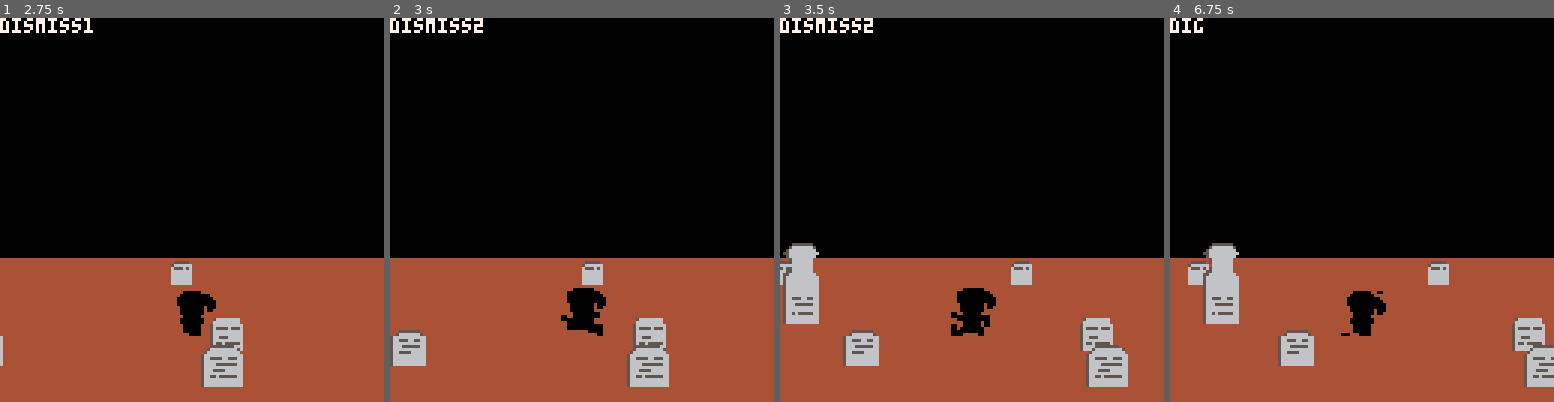
Above: before the commit, frames 1-4 (left to right).
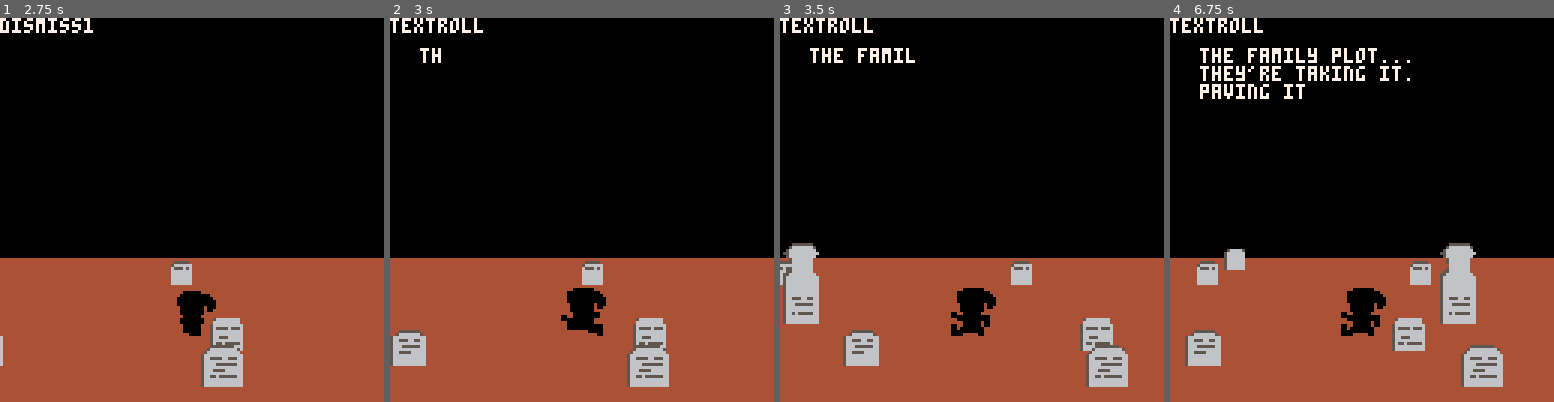
Above: after the commit, the same moments.

Repository: scottnm/collards.p8
Game: PICO-8 cartridge collards.p8
Same seed, same stepped clock (60 frames per second), same inputs: the game is played once before the commit and once after it.
Inputs:
- Up to frame 1 (2.75 s): tap X (X key) at 0.33, 1.07, 1.85 s; tap O (Z key) at 0.7, 1.7, 2.1, 2.5 s; hold Right 1.6-2.1 s; hold Up 2.15-2.42 s; hold Right from 2.47 s (still down)
- Up to frame 2 (3 s): keep holding Right; tap O (Z key) at 2.9 s; tap X (X key) at 2.97 s
- Up to frame 3 (3.5 s): release Right at 3.03 s; hold Left from 3.08 s (still down); tap O (Z key) at 3.3 s
- Up to frame 4 (6.75 s): release Left at 3.58 s; hold Down 3.63-3.97 s; tap O (Z key) every 0.4 s from 3.7 to 6.5 s; hold Right 4.02-4.68 s; tap X (X key) at 4.08, 5.2, 6.32 s; hold Up 4.73-5.03 s; hold Left 5.08-5.68 s; hold Down 5.73-6.03 s; hold Right 6.08-6.58 s; hold Right from 6.63 s (still down)

Frame 1 is identical in both runs. In frame 2, 0.5% of the frame differs, in the area x 0-25%, y 0-12%; in frame 3, 0.8%; in frame 4, 12%, in the area x 0-100%, y 0-97%.

Commit message:
got some basic intro text runnign

Diff:
--- a/main.lua
+++ b/main.lua
@@ -549,7 +549,7 @@
     else
 
         local rolled_text_ratio = (g_game_over_state.game_over_text_roll_spd * g_game_over_state.game_over_text_frame_cnt) / g_game_over_state.game_over_text_final_frame_cnt
-        draw_text_roll(g_game_over_state.game_over_text, rolled_text_ratio, 10, 10)
+        draw_text_roll(g_game_over_state.game_over_text, rolled_text_ratio, 10, 10, nil, 17)
 
         -- draw the book UI
         draw_book_ui(g_player)
@@ -1301,46 +1301,6 @@
     }
 end
 
-function split_text(text)
-    local split_text = ""
-    local chars_processed = 0
-    while chars_processed < #text do
-        local end_char = min(chars_processed + 1 + 25, #text)
-        local next_chunk = nil
-
-        if end_char == #text then
-            next_chunk = sub(text, chars_processed + 1)
-        else
-            local new_line_idx = nil
-            for i=(chars_processed+1),end_char do
-                if sub(text, i, i) == "\n" then
-                    new_line_idx = i
-                end
-            end
-
-            if new_line_idx != nil then
-                -- if there's a new line. process up to but not including that newline char
-                -- include an extra space at the end of this chunk so that we skip past the
-                -- newline when updating chars_processed
-                next_chunk = sub(text, chars_processed + 1, new_line_idx - 1).." "
-            else
-                while sub(text, end_char, end_char) != " " do
-                    end_char -= 1
-                end
-                next_chunk = sub(text, chars_processed + 1, end_char)
-            end
-        end
-
-        if split_text == "" then
-            split_text = next_chunk
-        else
-            split_text = split_text.."\n"..next_chunk
-        end
-        chars_processed += #next_chunk
-    end
-    return split_text
-end
-
 function gen_lose_text()
     return "you were unable to make\nyour way to the bottom\nof the grave in time.\n\nyour family's most\ncherished heirloom is\nlost. gone forever.\n\nthis is unacceptable.\nyou'll have to try again.\n\nx/c - to reset"
 end
--- a/pregame.lua
+++ b/pregame.lua
@@ -11,6 +11,25 @@
     g_title_y = 31
     g_start_prompt_y = 60
     g_title_dismiss_spd = 0.75
+
+    function chain_with_pauses(text_with_pauses)
+        local s = ""
+        for t in all(text_with_pauses) do
+            local p = ""
+            for i=1,t[2] do p = p.." " end
+            s = s .. t[1] .. p .. "\n"
+        end
+        return s
+    end
+
+    local intro_text = chain_with_pauses({
+        {"the family plot...", 5}, {"they're taking it.", 5}, {"paving it for a new distribution center.", 5},
+        {"there's something buried there...", 5}, {"granddaddy left it for you.", 5}, {"it's with him underground", 5},
+        {"find it.", 5}, {"good luck.", 50},
+    })
+
+    g_intro_text = split_text(intro_text)
+    g_text_roll_length = #(intro_text) * 2
 
     g_letters = { d = 194, i = 196, g = 198, e = 200, p = 202 }
 
@@ -80,15 +99,24 @@
         g_start_prompt_y -= (g_title_dismiss_spd * 2)
         g_dismiss_count -= 1
         if g_dismiss_count == 0 then
-            g_subphase = "dismiss2"
-            g_dismiss_count = 30
-        end
-    elseif g_subphase == "dismiss2" then
+            g_subphase = "textroll"
+            g_text_roll_count = g_text_roll_length
+        end
+    elseif g_subphase == "textroll" then
         update_anim(g_player, g_anims.WalkLeft)
         move_prop(g_main_grave)
         foreach(g_props, move_prop)
-        g_dismiss_count -= 1
-        if g_dismiss_count == 0 then
+        g_text_roll_count -= 1
+        if g_text_roll_count == 0 then
+            g_subphase = "graveentr"
+            g_graveentr_count = 60
+        end
+    elseif g_subphase == "graveentr" then
+        update_anim(g_player, g_anims.WalkLeft)
+        move_prop(g_main_grave)
+        foreach(g_props, move_prop)
+        g_graveentr_count -= 1
+        if g_graveentr_count == 0 then
             g_subphase = "wait2"
             g_wait2_count = 60
         end
@@ -168,8 +196,14 @@
     draw_title_text(Colors.Tan, 21, g_title_y)
     draw_title_text(Colors.Maroon, 22, g_title_y + 1)
 
+    if g_subphase == "textroll" then
+        local rolled_text_ratio = (g_text_roll_length - g_text_roll_count) / g_text_roll_length
+        draw_text_roll(g_intro_text, rolled_text_ratio, 10, 10, nil, 6)
+    end
+
     print(g_subphase, 0, 0, Colors.White)
 end
 
+-- FIXME:
 -- NOTE TO SELF: BROKEN NOTES
 -- * when dying, some grave sprite shows as part of the flash. oops
--- a/utils.lua
+++ b/utils.lua
@@ -122,20 +122,19 @@
     sspr(sx, sy, sw, sh, pos_x, pos_y, scaled_sw, scaled_sh, flip_x, flip_y)
 end
 
-function draw_text_roll(text, t, x, y, c)
+function draw_text_roll(text, t, x, y, c, wrap_line)
     c = c or Colors.White
 
     local start_char = 1
     local end_char = flr((#text) * t)
 
     local newline_cnt = 0
-    local newline_overflow = 17
     for i=1,end_char do
         local next_char_idx = end_char - (i - 1) -- iterate in reverse
         local next_char = sub(text, next_char_idx, next_char_idx)
         if next_char == "\n" then
             newline_cnt += 1
-            if newline_cnt >= newline_overflow then
+            if newline_cnt >= wrap_line then
                 start_char = next_char_idx + 1
                 break
             end
@@ -144,3 +143,43 @@
 
     print(sub(text, start_char, end_char), x, y, c)
 end
+
+function split_text(text)
+    local split_text = ""
+    local chars_processed = 0
+    while chars_processed < #text do
+        local end_char = min(chars_processed + 1 + 25, #text)
+        local next_chunk = nil
+
+        if end_char == #text then
+            next_chunk = sub(text, chars_processed + 1)
+        else
+            local new_line_idx = nil
+            for i=(chars_processed+1),end_char do
+                if sub(text, i, i) == "\n" then
+                    new_line_idx = i
+                end
+            end
+
+            if new_line_idx != nil then
+                -- if there's a new line. process up to but not including that newline char
+                -- include an extra space at the end of this chunk so that we skip past the
+                -- newline when updating chars_processed
+                next_chunk = sub(text, chars_processed + 1, new_line_idx - 1).." "
+            else
+                while sub(text, end_char, end_char) != " " do
+                    end_char -= 1
+                end
+                next_chunk = sub(text, chars_processed + 1, end_char)
+            end
+        end
+
+        if split_text == "" then
+            split_text = next_chunk
+        else
+            split_text = split_text.."\n"..next_chunk
+        end
+        chars_processed += #next_chunk
+    end
+    return split_text
+end
